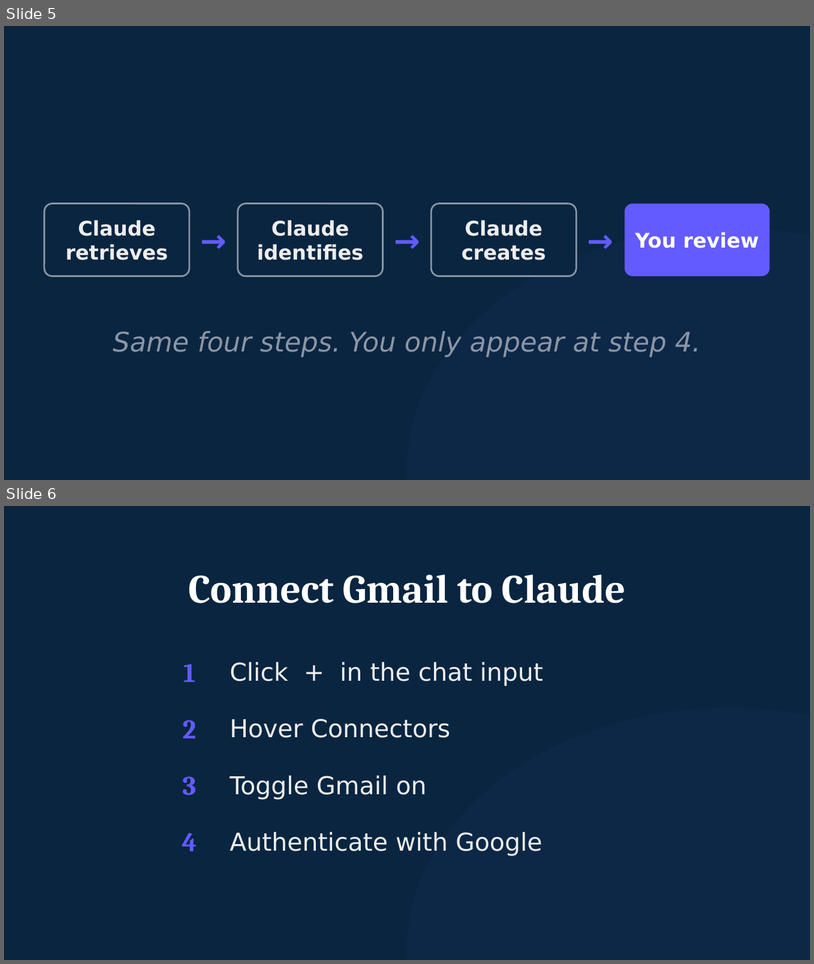
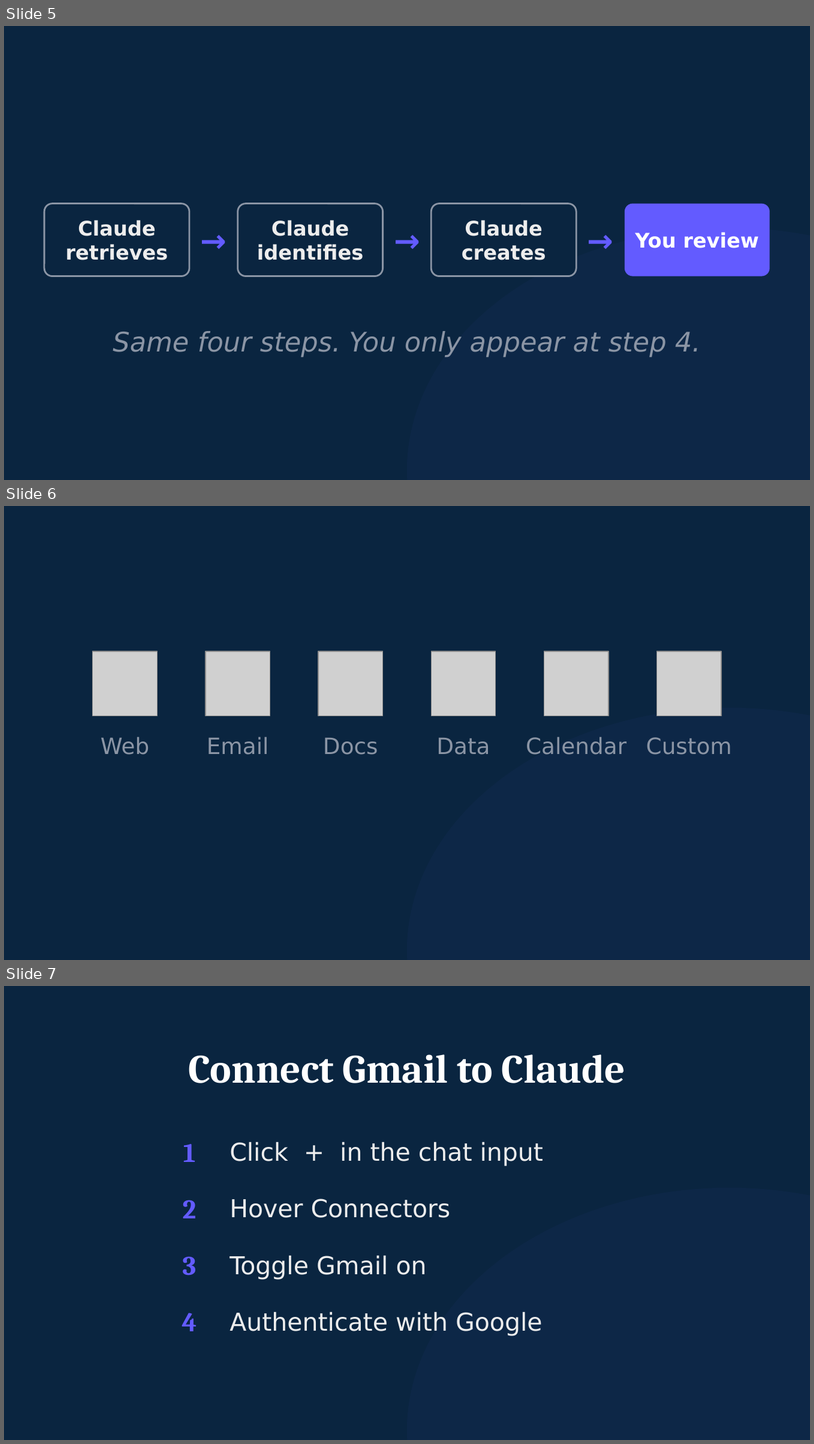
Before and after one commit to michaelengland/ai-best-practices, a slide deck: decks/workshop-2-orchestrator/workshop-2-orchestrator.pptx. Shown one above the other, each under a label of ours: slides 5 and 6 before the commit, slides 5, 6 and 7 after it. The pictures are 814x964 and 814x1444 pixels, drawn with LibreOffice and Linux fonts; fonts in the diff are those of the drawing; grey boxes stand for pictures. Boxes give left, top, right and bottom in pixels: in the first picture for what was removed or moved away, otherwise in the second. Text is boxed around its words. In the diff, an @@ line names an element or a change of style, - is before the commit and + after.

```diff
--- a/decks/workshop-2-orchestrator/workshop-2-orchestrator.pptx
+++ b/decks/workshop-2-orchestrator/workshop-2-orchestrator.pptx
@@ slide 6 added at (4,506,810,960), background #0A2540 @@
@@ picture added at (93,651,157,715) @@
@@ picture added at (206,651,270,715) @@
@@ picture added at (318,651,383,715) @@
@@ picture added at (431,651,496,715) @@
@@ picture added at (544,651,609,715) @@
@@ picture added at (657,651,722,715) @@
@@ ellipse added at (407,708,810,960), fill #635BFF at 4% opacity @@
@@ text added at (101,736,149,754), 20 pt, text #8B95A5 @@
+Web
@@ text added at (207,736,269,754), 20 pt, text #8B95A5 @@
+Email
@@ text added at (323,738,378,754), 20 pt, text #8B95A5 @@
+Docs
@@ text added at (437,738,490,754), 20 pt, text #8B95A5 @@
+Data
@@ text added at (526,736,627,754), 20 pt, text #8B95A5 @@
+Calendar
@@ text added at (647,737,732,754), 20 pt, text #8B95A5 @@
+Custom
@@ what was slide 6 is now slide 7 @@
```
Also in this commit, not shown: 2 other files.
